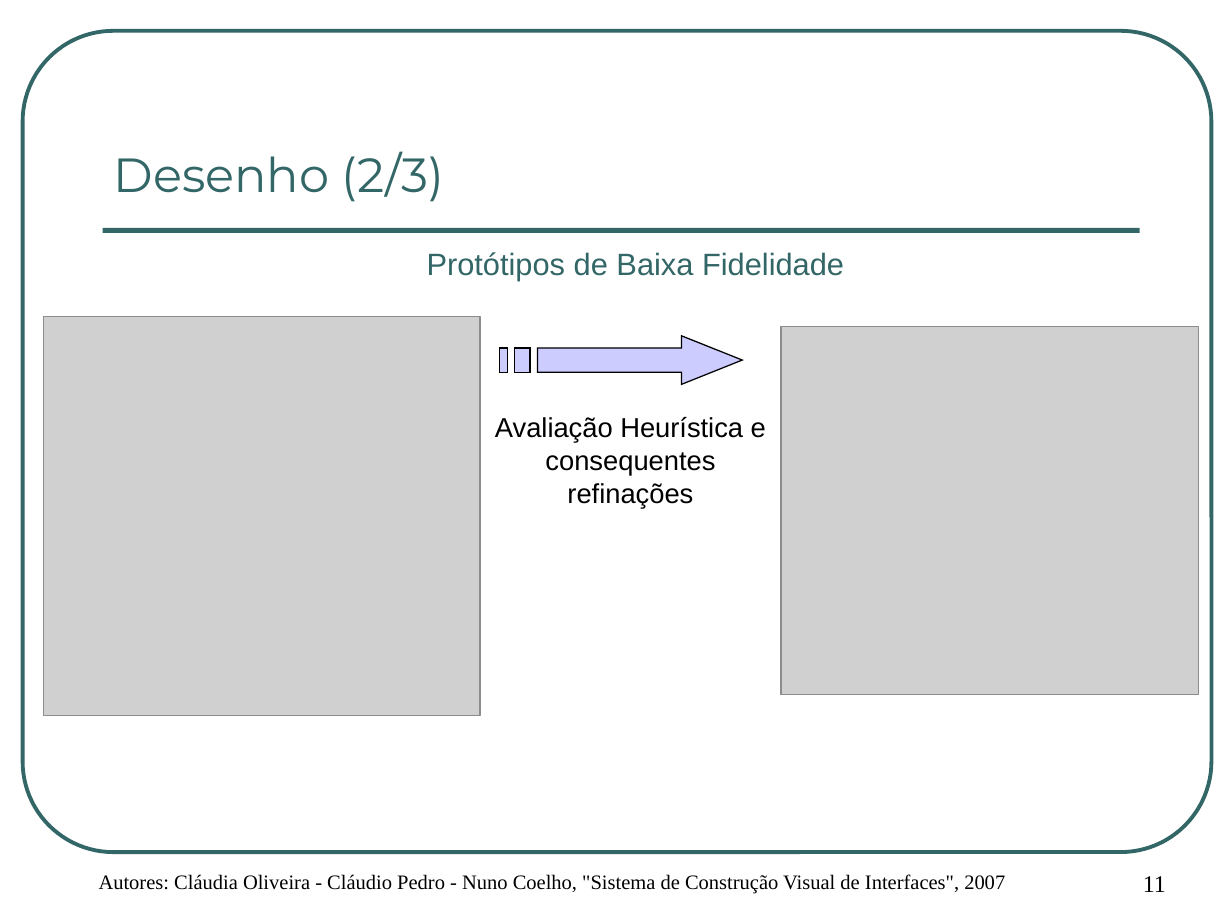
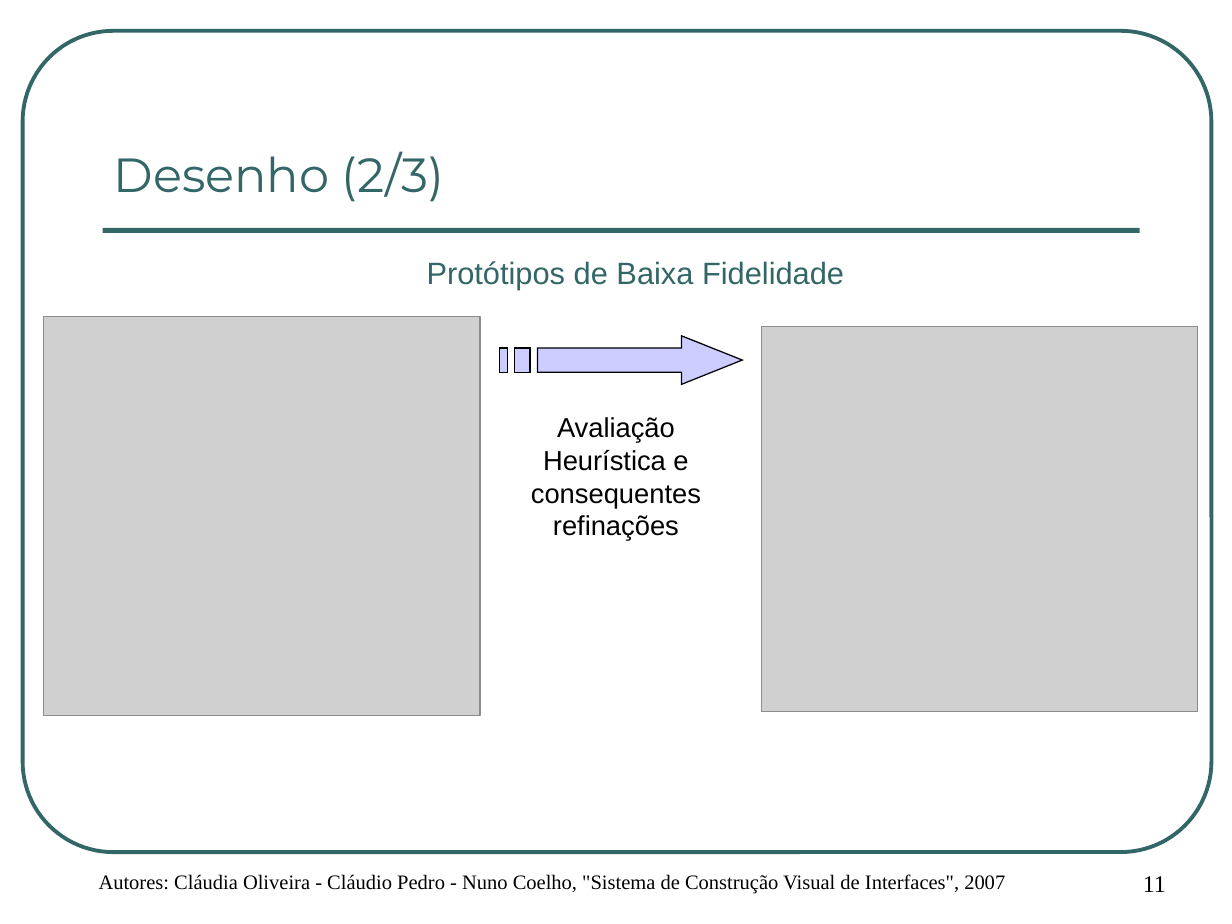
Before and after one commit to cpedro84/qooxdooguibuilder, a slide deck: slide 11 of apresentacao/Apresentação de Projecto.ppt. Drawn at 1232x924 pixels with LibreOffice and Linux fonts; fonts in the diff are those of the drawing; grey boxes stand for pictures; background and template pictures are left out. Boxes give left, top, right and bottom in pixels: in the first picture for what was removed or moved away, otherwise in the second. Text is boxed around its words. In the diff, an @@ line names an element or a change of style, - is before the commit and + after.

```diff
--- a/apresentacao/Apresentação de Projecto.ppt
+++ b/apresentacao/Apresentação de Projecto.ppt
@@ text "Protótipos de Baixa Fidelidade": place and size @@
-text "Protótipos de Baixa Fidelidade" at (427, 252, 844, 281)
+text "Protótipos de Baixa Fidelidade" at (427, 261, 844, 290)
@@ picture: place and size @@
-picture at (781, 326, 1199, 695)
+picture at (761, 326, 1198, 712)
@@ text "Avaliação Heurística e consequentes refinações" rewrapped from (495, 417, 766, 508) to (531, 417, 701, 541) @@
```
Also in this commit, not shown: 13 other slides changed, 3 other files.
